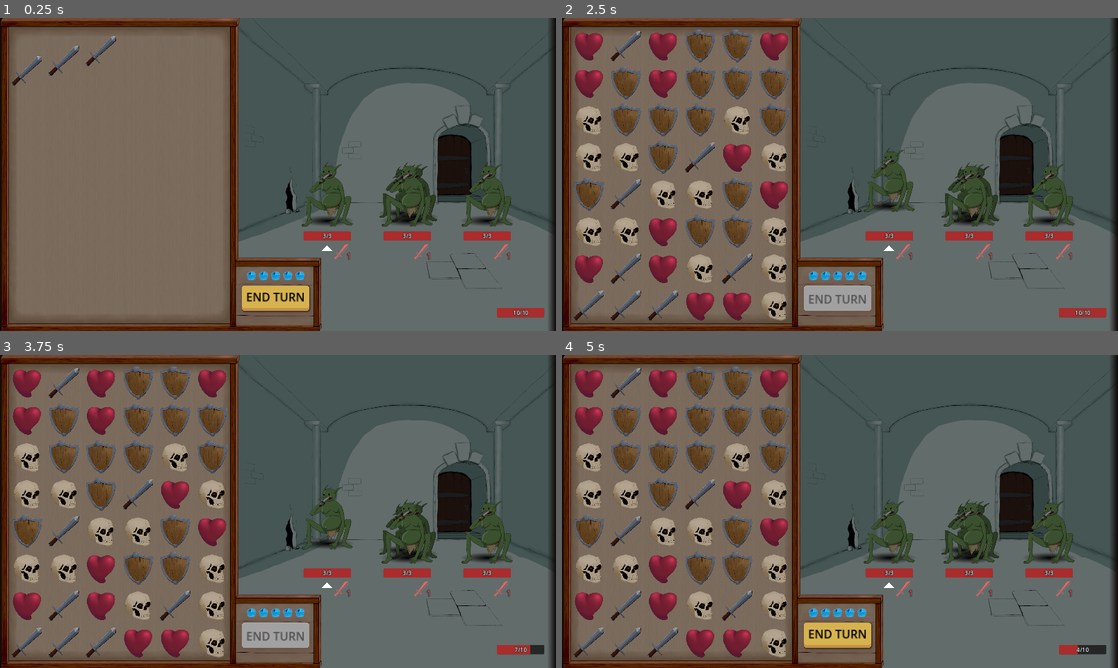
Above: before the commit, frames 1-4 (two rows, left to right).
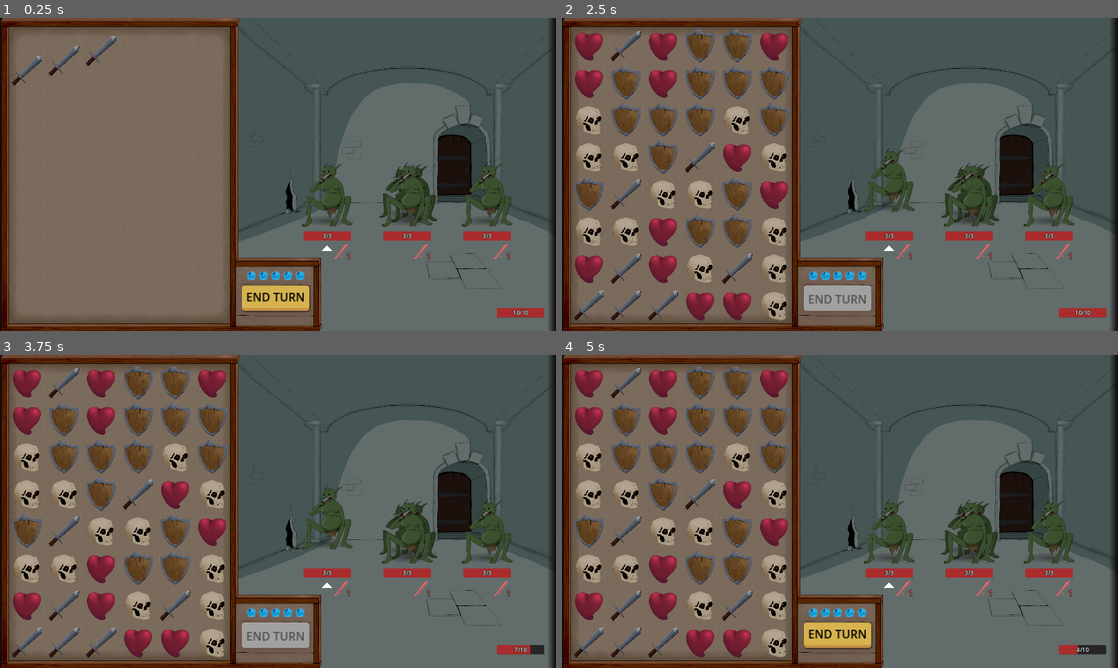
Above: after the commit, the same moments.

Repository: WcOnR/your-mom-is-the-dungeon-lord
Game: Godot game, scene res://game_objects/world.tscn
Same seed, same stepped clock (60 frames per second), same inputs: the game is played once before the commit and once after it. The engine's default icon, where the game draws it, is replaced by a stand-in: a white triangle on a blue panel in a dark square.
Inputs (mouse positions are in pixels of both pictures, inside the frame that each line leads up to):
- Up to frame 1 (0.25 s): no input
- Up to frame 2 (2.5 s): click "END TURN" at 0.5 s; move the mouse to (962, 158) at 1.27 s; press the mouse at (962, 158) at 1.28 s; move the mouse to (728, 190) at 2.02 s; release the mouse at (728, 190) at 2.03 s; click (728, 190) at 2.1 s
- Up to frame 3 (3.75 s): move the mouse to (333, 442) at 2.77 s; press the mouse at (333, 442) at 2.78 s; release the mouse at (333, 442) at 3.5 s; click "END TURN" at 3.5 s
- Up to frame 4 (5 s): move the mouse to (812, 574) at 4.27 s; click (812, 574) at 4.35 s

The runs differ from the first frame. In frame 1, 0.3% of the frame differs, in the area x 56-91%, y 59-66%; in frame 2, 0.3%; in frame 3, 0.3%; in frame 4, 0.3%.

Commit message:
small graphic fix

Diff:
--- a/game_objects/enemies/enemy.gd
+++ b/game_objects/enemies/enemy.gd
@@ -14,6 +14,8 @@
 func initialize(data : EnemyData) -> void:
 	health_comp.health = data.max_health
 	health_comp.max_health = data.max_health
+	if data.texture:
+		$Icon.texture = data.texture
 	enemy_data = data
 
 
--- a/game_objects/enemies/enemy.tscn
+++ b/game_objects/enemies/enemy.tscn
@@ -2,7 +2,7 @@
 
 [ext_resource type="Script" path="res://game_objects/enemies/enemy.gd" id="1_kg5c5"]
 [ext_resource type="Texture2D" uid="uid://clu42wvapdk0a" path="res://game_objects/enemies/shadow.png" id="2_3c58y"]
-[ext_resource type="Texture2D" uid="uid://bpkvc86n7xrh6" path="res://game_objects/enemies/goblin/goblin.png" id="2_tcxec"]
+[ext_resource type="Texture2D" uid="uid://biho8t3sj7v14" path="res://icon.svg" id="3_e8gr2"]
 [ext_resource type="PackedScene" uid="uid://c41vwc138rmsh" path="res://game_objects/components/health_comp.tscn" id="3_wio6r"]
 
 [sub_resource type="Curve" id="Curve_nj4rc"]
@@ -16,11 +16,12 @@
 attack_anim_curve = SubResource("Curve_nj4rc")
 
 [node name="Shadow" type="Sprite2D" parent="."]
+modulate = Color(1, 1, 1, 0.392157)
 texture = ExtResource("2_3c58y")
 offset = Vector2(0, -20)
 
 [node name="Icon" type="Sprite2D" parent="."]
 position = Vector2(0, -200)
-texture = ExtResource("2_tcxec")
+texture = ExtResource("3_e8gr2")
 
 [node name="HealthComp" parent="." instance=ExtResource("3_wio6r")]
--- a/game_objects/enemies/enemy_data.gd
+++ b/game_objects/enemies/enemy_data.gd
@@ -3,4 +3,4 @@
 @export var max_health := 10
 @export var damage := 1
 @export var actions : Array[Action] = []
-@export var color : Color = Color.WHITE
+@export var texture : Texture2D = null
--- /dev/null
+++ b/game_objects/enemies/goblin/e_goblin.tres
@@ -0,0 +1,13 @@
+[gd_resource type="Resource" script_class="EnemyData" load_steps=5 format=3 uid="uid://r5xxbsm8oy84"]
+
+[ext_resource type="Script" path="res://game_systems/action.gd" id="1_d1hb1"]
+[ext_resource type="Resource" uid="uid://b7ppmjtpgmbll" path="res://game_objects/enemies/combat_actions/attack_action.tres" id="2_xg5e2"]
+[ext_resource type="Script" path="res://game_objects/enemies/enemy_data.gd" id="3_cm32p"]
+[ext_resource type="Texture2D" uid="uid://bpkvc86n7xrh6" path="res://game_objects/enemies/goblin/goblin.png" id="4_0fwpd"]
+
+[resource]
+script = ExtResource("3_cm32p")
+max_health = 3
+damage = 1
+actions = Array[ExtResource("1_d1hb1")]([ExtResource("2_xg5e2")])
+texture = ExtResource("4_0fwpd")
--- a/game_objects/enemies/presets/base_battle.tres
+++ b/game_objects/enemies/presets/base_battle.tres
@@ -1,35 +1,29 @@
 [gd_resource type="Resource" script_class="BattlePreset" load_steps=10 format=3 uid="uid://deswhayq4p0xv"]
 
 [ext_resource type="Script" path="res://game_objects/enemies/enemy_data.gd" id="1_nfypd"]
-[ext_resource type="Resource" uid="uid://r5xxbsm8oy84" path="res://game_objects/enemies/presets/base_enemy.tres" id="2_b41js"]
 [ext_resource type="Script" path="res://game_objects/enemies/battle_preset.gd" id="2_i8u5x"]
+[ext_resource type="Resource" uid="uid://r5xxbsm8oy84" path="res://game_objects/enemies/goblin/e_goblin.tres" id="2_pdaco"]
 [ext_resource type="Script" path="res://game_systems/action.gd" id="3_je1dy"]
 [ext_resource type="Resource" uid="uid://b7ppmjtpgmbll" path="res://game_objects/enemies/combat_actions/attack_action.tres" id="4_ojjdq"]
+[ext_resource type="Texture2D" uid="uid://bpkvc86n7xrh6" path="res://game_objects/enemies/goblin/goblin.png" id="5_0p2nj"]
 [ext_resource type="Resource" uid="uid://o10377evkcr4" path="res://game_objects/enemies/combat_actions/mix_field_action.tres" id="5_igk8a"]
-
-[sub_resource type="Resource" id="Resource_6bgx8"]
-script = ExtResource("1_nfypd")
-max_health = 3
-damage = 1
-actions = Array[ExtResource("3_je1dy")]([ExtResource("4_ojjdq")])
-color = Color(1, 1, 1, 1)
 
 [sub_resource type="Resource" id="Resource_tqsjb"]
 script = ExtResource("1_nfypd")
 max_health = 5
 damage = 3
 actions = Array[ExtResource("3_je1dy")]([ExtResource("5_igk8a")])
-color = Color(1, 1, 1, 1)
+texture = ExtResource("5_0p2nj")
 
 [sub_resource type="Resource" id="Resource_tum7m"]
 script = ExtResource("1_nfypd")
 max_health = 8
 damage = 8
 actions = Array[ExtResource("3_je1dy")]([ExtResource("4_ojjdq")])
-color = Color(1, 1, 1, 1)
+texture = ExtResource("5_0p2nj")
 
 [resource]
 script = ExtResource("2_i8u5x")
-line1 = Array[ExtResource("1_nfypd")]([ExtResource("2_b41js")])
-line2 = Array[ExtResource("1_nfypd")]([SubResource("Resource_6bgx8"), SubResource("Resource_tqsjb"), SubResource("Resource_tum7m")])
-line3 = Array[ExtResource("1_nfypd")]([ExtResource("2_b41js")])
+line1 = Array[ExtResource("1_nfypd")]([ExtResource("2_pdaco")])
+line2 = Array[ExtResource("1_nfypd")]([ExtResource("2_pdaco"), SubResource("Resource_tqsjb"), SubResource("Resource_tum7m")])
+line3 = Array[ExtResource("1_nfypd")]([ExtResource("2_pdaco")])
--- a/game_objects/enemies/presets/base_enemy.tres
+++ /dev/null
@@ -1,12 +0,0 @@
-[gd_resource type="Resource" script_class="EnemyData" load_steps=4 format=3 uid="uid://r5xxbsm8oy84"]
-
-[ext_resource type="Script" path="res://game_systems/action.gd" id="1_e620p"]
-[ext_resource type="Script" path="res://game_objects/enemies/enemy_data.gd" id="1_tn0g8"]
-[ext_resource type="Resource" uid="uid://b7ppmjtpgmbll" path="res://game_objects/enemies/combat_actions/attack_action.tres" id="2_hqskt"]
-
-[resource]
-script = ExtResource("1_tn0g8")
-max_health = 3
-damage = 1
-actions = Array[ExtResource("1_e620p")]([ExtResource("2_hqskt")])
-color = Color(1, 1, 1, 1)
Binary file changed: game_objects/enemies/goblin/goblin.png
